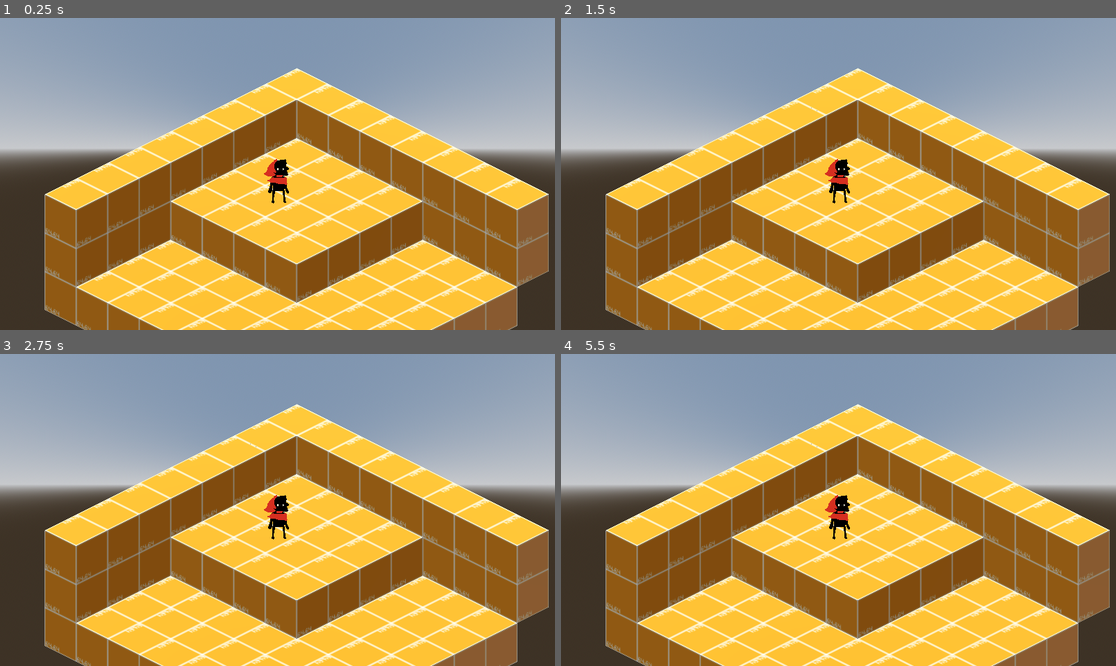
Above: before the commit, frames 1-4 (two rows, left to right).
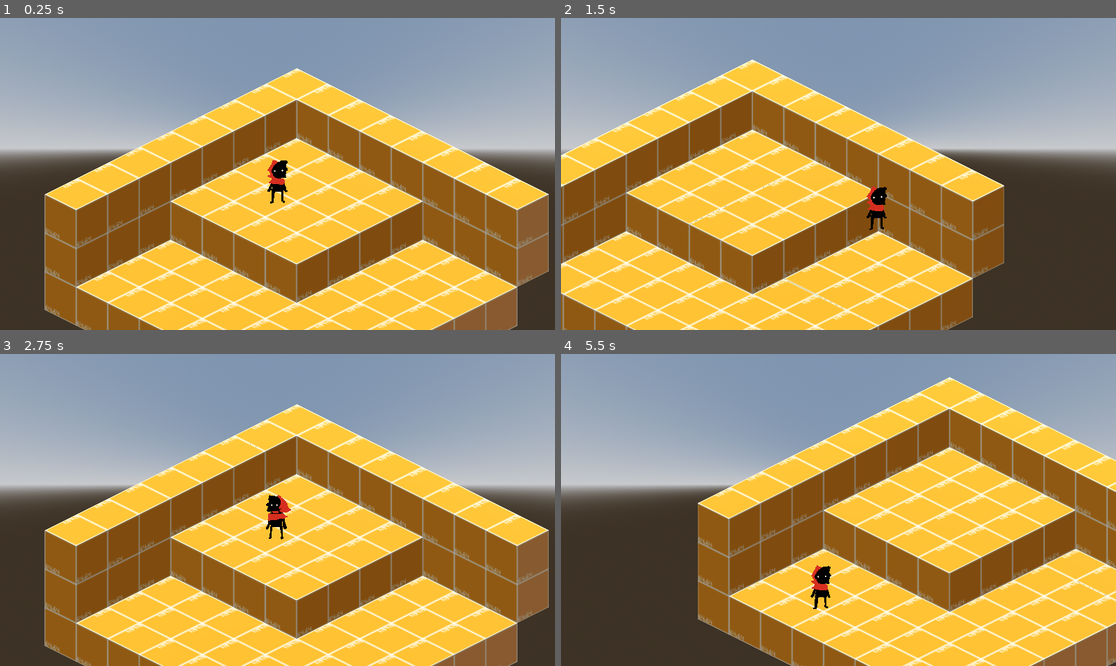
Above: after the commit, the same moments.

Repository: AlexRavelo/PrometheusGame
Game: Godot game, scene res://assets/scenes/test_scene.tscn
The game is run twice, just before and just after one commit, with the same random seed, the same clock (stepped at 60 frames per second) and the same inputs.
Inputs:
- Up to frame 1 (0.25 s): no input
- Up to frame 2 (1.5 s): tap Enter at 0.5 s; hold D (Right) 0.53-1.28 s; tap Z (Attack) at 0.6, 1.35 s; hold S (Down) from 1.28 s (still down)
- Up to frame 3 (2.75 s): release S (Down) at 2.03 s; hold D (Right) from 2.03 s (still down); hold R from 2.03 s (still down); tap Z (Attack) at 2.3 s
- Up to frame 4 (5.5 s): tap Space at 2.75 s; release D (Right) at 2.78 s; release R at 2.78 s; hold W (Up) 2.78-3.53 s; tap Z (Attack) at 2.85, 3.6, 4.55, 5.1 s; hold A (Left) 3.53-5.03 s; tap R at 4.35 s; hold S (Down) from 5.03 s (still down)

The runs differ from the first frame. In frame 1, 0.1% of the frame differs, in the area x 47-53%, y 45-60%; in frame 2, 55%, in the area x 0-99%, y 13-100%; in frame 3, 0.3%; in frame 4, 51%.
Error before the commit: Parse Error: Preload file "res://assets/scenes/fire_attack.tscn" does not exist. (res://assets/code/basePlayer.gd:5)

Commit message:
attack cooldown + attack hitbox disappearing

Diff:
--- a/assets/code/GlobalScript.gd
+++ b/assets/code/GlobalScript.gd
@@ -14,7 +14,7 @@
 	##not really needed since currentArea is global
 ##	pass
 
-func _process(delta):
+func _process(_delta):
 	##check CurrentArea and change map/tileset accordingly
 	##tried checking out changing the tilesets via function but ran into a block when it came to non homogenous tilesets
 	pass
--- a/assets/code/basePlayer.gd
+++ b/assets/code/basePlayer.gd
@@ -2,10 +2,14 @@
 
 extends BaseEntity
 
-var fireattack = preload("res://assets/scenes/fire_attack.tscn")
+var Attack1 = preload("res://assets/scenes/Attack1.tscn")
+
+@onready var cooldown = $"Attack Cooldown"
 @onready var attack_hitbox = $AttackHitbox
 @onready var animation_tree = $AnimationTree
 @onready var animation_player = $AnimationPlayer
+
+@export var Attack1coold: float = 0.25
 
 # Called every frame. 'delta' is the elapsed time since the previous frame.
 func _process(delta):
@@ -17,7 +21,7 @@
 	if Input.is_action_just_pressed("Attack"):
 		attack()
 
-	debug_commands()
+	debug_commands()#REMOVE THIS FUNCTION FOR FINAL RELEASE !!
 
 	move_input()
 
@@ -38,11 +42,18 @@
 	velocity.x = move_toward(velocity.x, inputdir.x*base_speed, 0.8)
 	velocity.z = move_toward(velocity.z, inputdir.y*base_speed, 0.8)
 
-func attack():
-	print("Ratchet ATTACK")
+func attack(): #probably going to rename for different attacks
 	#everything below is heavily in progress LOL
-	#var fireattack = fireattack.instantiate()
-	#add_child(fireattack)
-	#var cooldown = Timer.new()
-	#timer.start()
-	#fireattack.look_at(Vector3(position.x + direction.x + 0.00001, position.y, position.z + direction.y))
+	if (cooldown.time_left <= 0):
+		print("Ratchet ATTACK")
+		cooldown.wait_time = Attack1coold
+		cooldown.start()
+		@warning_ignore("shadowed_variable") #remove later after renaming attack()
+		var attack = Attack1.instantiate()
+		add_child(attack)
+		attack.look_at(Vector3(position.x + direction.x + 0.00001, position.y, position.z + direction.y))
+		await get_tree().create_timer(0.2).timeout
+		attack.queue_free()
+	else:
+		print("no attack :(")
+		print("cooldown left = ", cooldown.time_left)
--- a/assets/scenes/Player.tscn
+++ b/assets/scenes/Player.tscn
@@ -211,6 +211,7 @@
 [node name="Player" type="CharacterBody3D"]
 transform = Transform3D(1, 0, 0, 0, 1, 0, 0, 0, 1, 0, 1, 0)
 script = ExtResource("1_2wclh")
+current_health = 100
 base_speed = 5.0
 
 [node name="CollisionShape3D" type="CollisionShape3D" parent="."]
@@ -241,3 +242,7 @@
 [node name="CollisionShape3D" type="CollisionShape3D" parent="AttackHitbox"]
 transform = Transform3D(1, 0, 0, 0, 1, 0, 0, 0, 1, 0, -0.5, -0.7)
 shape = SubResource("BoxShape3D_ih6uj")
+
+[node name="Attack Cooldown" type="Timer" parent="."]
+one_shot = true
+autostart = true
